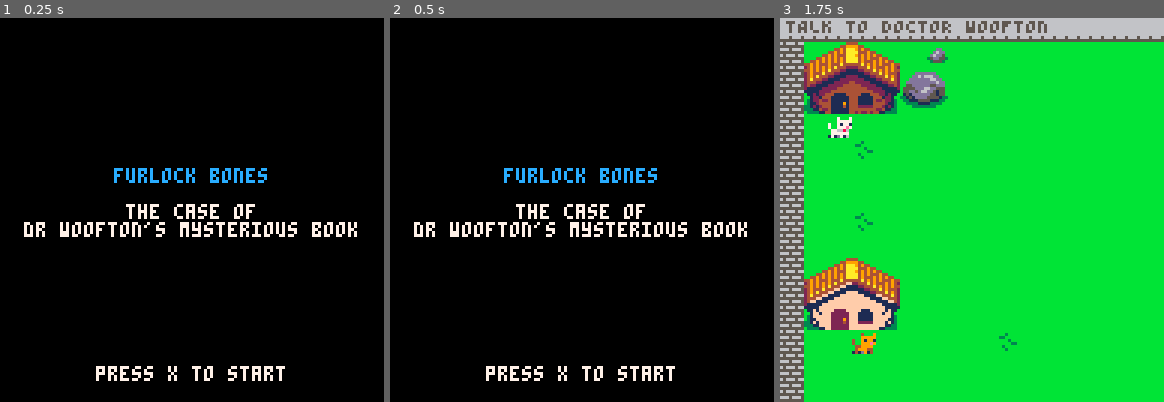
Above: before the commit, frames 1-3 (left to right).
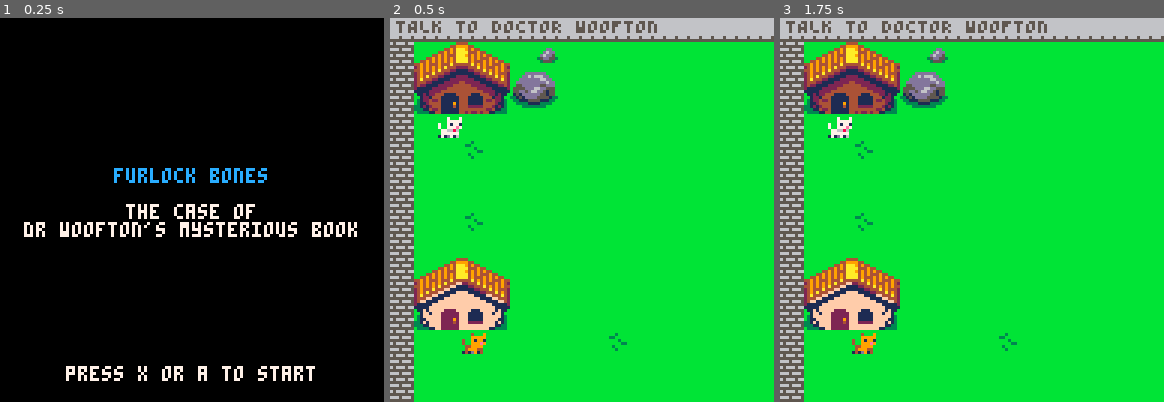
Above: after the commit, the same moments.

Repository: Mackeriah/FurlockBones-game
Game: PICO-8 cartridge furlock bones.p8
Two runs of this game, one before a commit and one after it. Both use one fixed random seed, a clock stepped at 60 frames per second and the inputs below.
Inputs:
- Up to frame 1 (0.25 s): no input
- Up to frame 2 (0.5 s): tap O (Z key) at 0.33 s
- Up to frame 3 (1.75 s): tap O (Z key) at 0.7, 1.43 s; tap X (X key) at 1.07 s

The runs differ from the first frame. In frame 1, 1.2% of the frame differs, in the area x 17-83%, y 90-95%; in frame 2, 100%, in the area x 0-100%, y 0-100%; in frame 3, nothing differs.

Commit message:
sign name bug fix

Diff:
--- a/furlock bones.p8
+++ b/furlock bones.p8
@@ -68,7 +68,7 @@
 			end
 		end
 	else -- if on menu then start game
-		if (btnp(❎)) then activeGame = true end
+		if (btnp(❎)) or (btnp(🅾️)) then activeGame = true end
 	end
 end
 
@@ -88,7 +88,7 @@
 	print_centered("dr woofton's mysterious book", height, 7)
 
 	height += 6*8
-	print_centered("press x to start", height, 7)
+	print_centered("press x or a to start", height, 7)
 end
 
 function draw_game()
@@ -156,8 +156,14 @@
 	if (btnp(🅾️)) then	conversation_state = "none"	end -- reset conversation if wordgame shown (#hackyfix)
 
 	if conversation_state == "ready" then
-		new_conversation({conversation.character,"PRESS X TO TALK"}) -- player prompt
-		if (btnp(❎)) then conversation_state = "level1" end
+
+		if conversation.character == "sign1" or conversation.character == "sign2" then
+			new_conversation({"sign","PRESS X TO READ"}) -- player prompt
+			if (btnp(❎)) then conversation_state = "level1" end
+		else
+			new_conversation({conversation.character,"PRESS X TO TALK"}) -- player prompt
+			if (btnp(❎)) then conversation_state = "level1" end
+		end
 
 	elseif conversation_state != "ready" then
 
@@ -927,7 +933,7 @@
 			print("creeeak", owl.x+20, owl.y+44, 0)
 		end
 		if stepTimeStart <= time() - 8 then
-			print("where's the light switch?", owl.x-45, owl.y+60, owl.speechColour)
+			print("where's the light switch?", owl.x-50, owl.y+60, owl.speechColour)
 		end
 		if stepTimeStart <= time() - 10 then
 			owlBookState = "owl in library"
@@ -937,7 +943,7 @@
 
 function owlLookingForBook()
 	if itemsBroken == 1 then
-		print("* SNAP *", owl.x-15, owl.y+54, 0)
+		print("* RIIIP *", owl.x-15, owl.y+54, 0)
 		print("whoops!", owl.x-15, owl.y+60, owl.speechColour)
 		if leafCount < 5 then
 			for i=1, 5 do
@@ -992,7 +998,7 @@
 		-- waitingForOwl = false
 	end
 	if itemsBroken == 7 then
-		print("i'm heading upstairs furlock!", owl.x-60, owl.y+60, owl.speechColour)
+		print("i'm heading upstairs furlock!", owl.x-65, owl.y+60, owl.speechColour)
 		conversation_state = "owllibrary3"
 		conversation.character = "wise old owl"
 		waitingForOwl = false
